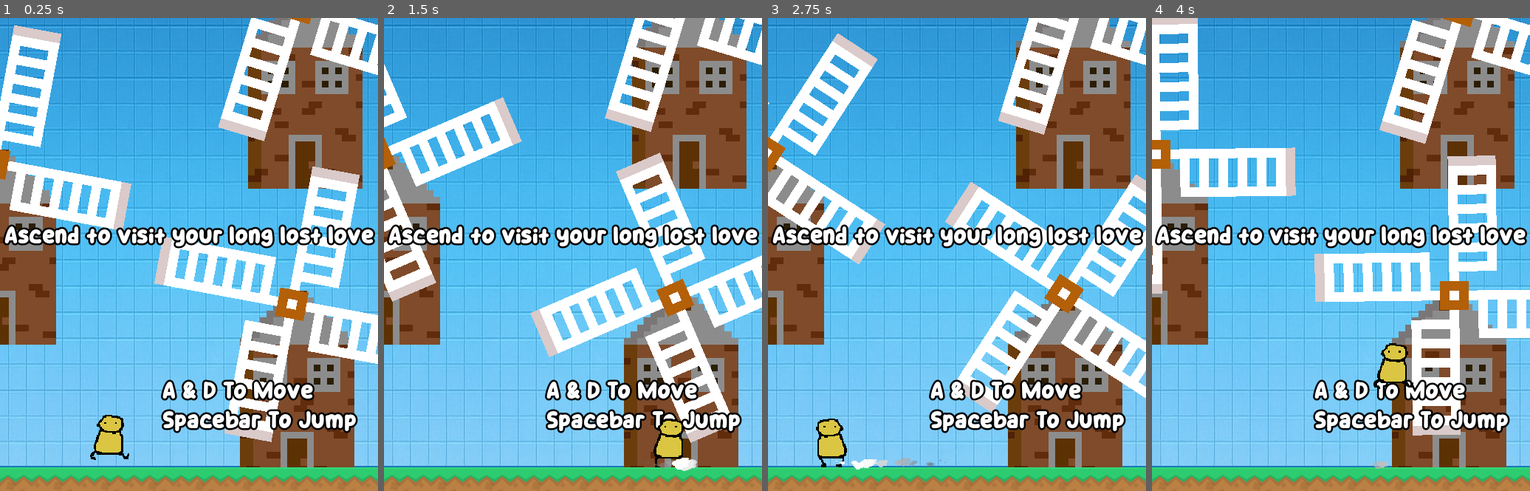
Above: before the commit, frames 1-4 (left to right).
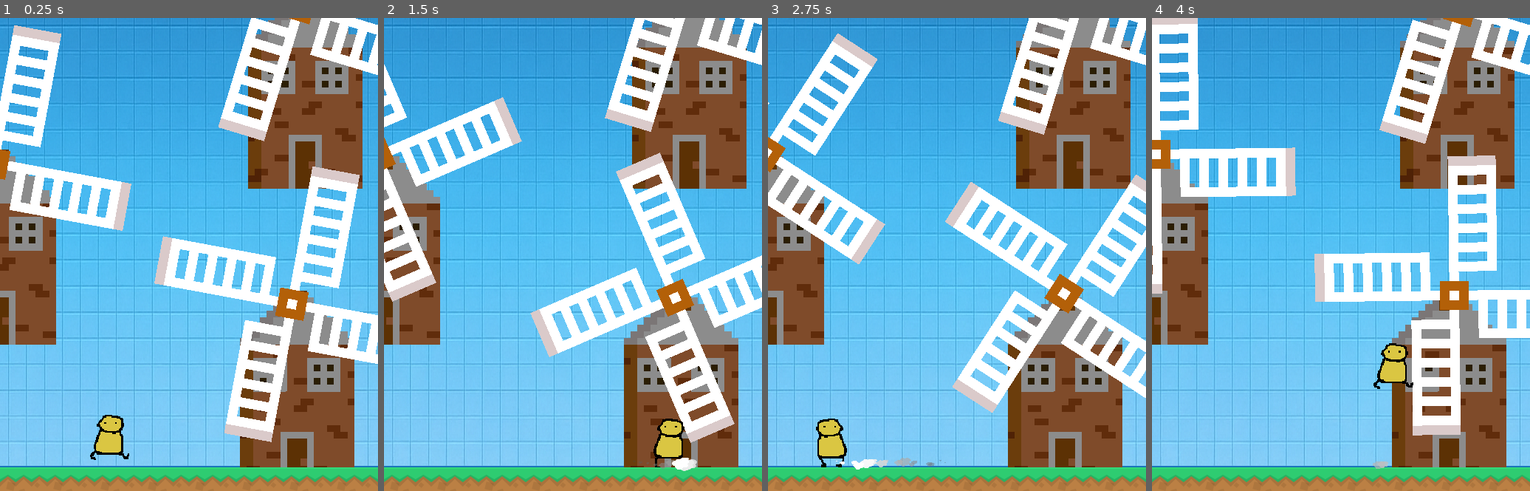
Above: after the commit, the same moments.

Repository: jerrutledge/Windmill-Eternal-Graveyard
Game: Godot game, scene res://Scenes/Levels/Space.tscn
The game is run twice, just before and just after one commit, with the same random seed, the same clock (stepped at 60 frames per second) and the same inputs.
Inputs:
- Up to frame 1 (0.25 s): no input
- Up to frame 2 (1.5 s): hold D (Right) from 0.53 s (still down); tap Space (Jump) at 0.77 s
- Up to frame 3 (2.75 s): tap Space (Jump) at 1.52 s; release D (Right) at 2.03 s; hold A (Left) from 2.03 s (still down)
- Up to frame 4 (4 s): release A (Left) at 2.78 s; hold D (Right) from 2.78 s (still down); tap Space (Jump) at 3.02, 3.77 s

The runs differ from the first frame. In frame 1, 5.8% of the frame differs, in the area x 0-100%, y 43-88%; in frame 2, 5.7%; in frame 3, 5.7%; in frame 4, 5.9%.

Commit message:
Added music

Diff:
--- a/Scenes/Levels/Space.tscn
+++ b/Scenes/Levels/Space.tscn
@@ -8,6 +8,7 @@
 [ext_resource type="Script" uid="uid://g6oa1rfikatd" path="res://Scripts/GameManager.gd" id="7_kjypy"]
 [ext_resource type="Texture2D" uid="uid://cmsa64es61n40" path="res://Assets/Textures/background_sky_gradient.png" id="8_2qj32"]
 [ext_resource type="Script" uid="uid://domyi75bwl5ad" path="res://Scripts/GameUI.gd" id="8_36dgh"]
+[ext_resource type="AudioStream" uid="uid://dyhcqdm2x7ojd" path="res://Assets/BeepBox-Song3.mp3" id="9_c053b"]
 
 [sub_resource type="TileSetAtlasSource" id="TileSetAtlasSource_gs0qk"]
 texture = ExtResource("5_gwumf")
@@ -122,6 +123,7 @@
 position = Vector2(174, 0)
 
 [node name="TutorialText" type="Node2D" parent="."]
+visible = false
 
 [node name="Movement" type="Label" parent="TutorialText"]
 offset_left = 220.0
@@ -171,3 +173,8 @@
 theme_override_font_sizes/font_size = 30
 text = "You must learn to let go, my love"
 horizontal_alignment = 1
+
+[node name="AudioStreamPlayer" type="AudioStreamPlayer" parent="."]
+stream = ExtResource("9_c053b")
+autoplay = true
+parameters/looping = true
Not shown, added: Assets/BeepBox-Song3.mp3.import
Not shown: 1 places in Scenes/Levels/Space.tscn that only renumber resources
Not shown: 1 places in Scenes/Prefabs/MagicalWindmill.tscn that only renumber resources
Not shown, added: Assets/BeepBox-Song3.mp3
